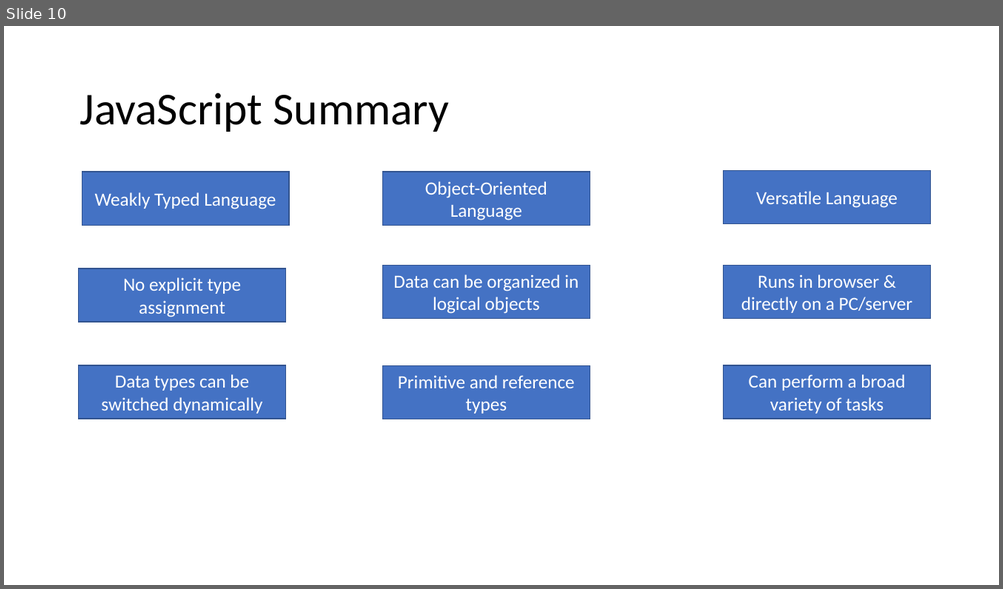
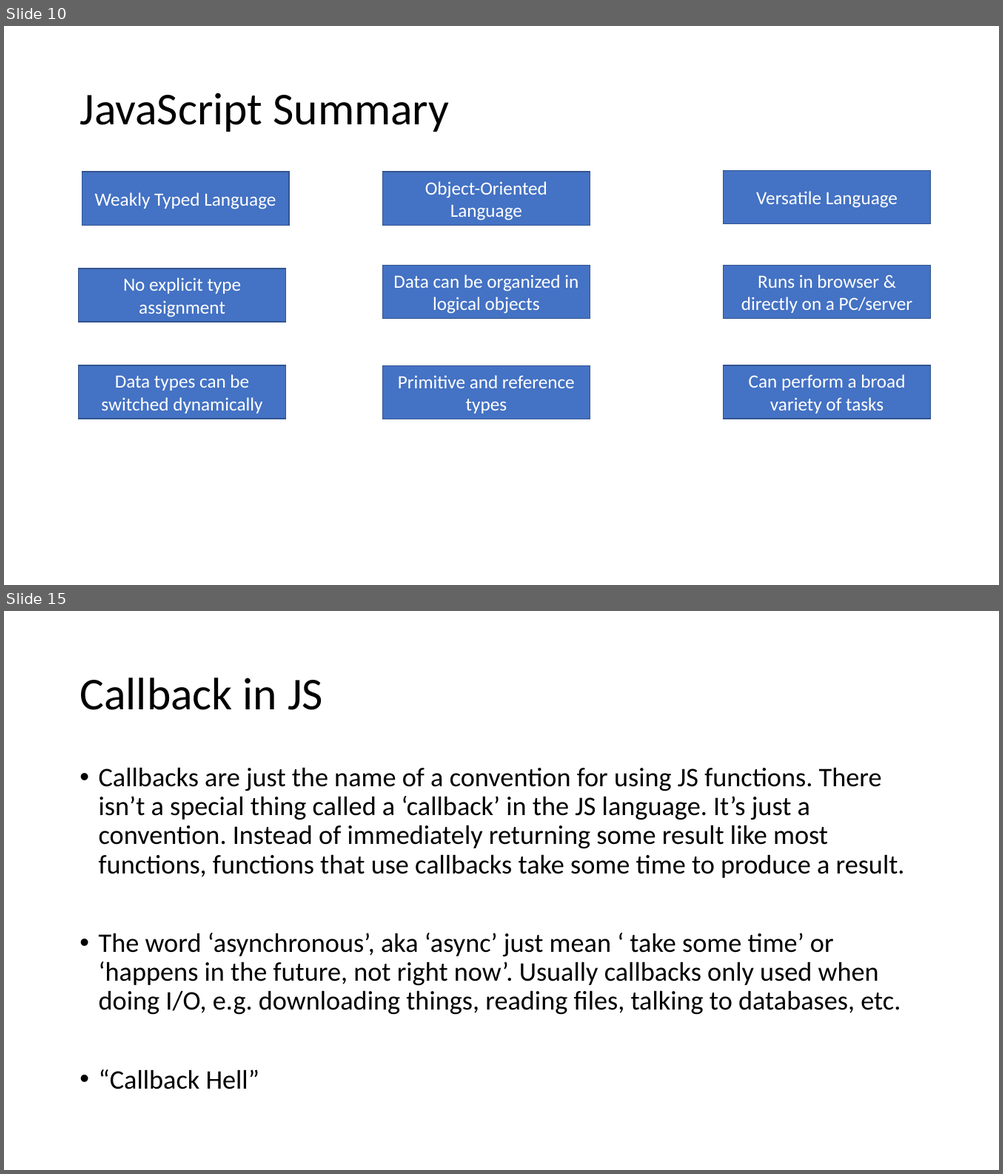
Before and after one commit to PiyushChaturvedii/Batch04, a slide deck: What is Node.pptx. Shown one above the other, each under a label of ours: slide 10 before the commit, slides 10 and 15 after it; the slides between them are not shown. The pictures are 1003x589 and 1003x1174 pixels, drawn with LibreOffice and Linux fonts; fonts in the diff are those of the drawing. Boxes give left, top, right and bottom in pixels: in the first picture for what was removed or moved away, otherwise in the second. Text is boxed around its words. In the diff, an @@ line names an element or a change of style, - is before the commit and + after.

Commit message:
callback

```diff
--- a/What is Node.pptx
+++ b/What is Node.pptx
@@ slide 15 added at <box>4,611,999,1170</box>, background #FFFFFF @@
@@ title added at <box>79,678,323,710</box>, 44 pt, text #000000 @@
+Callback in JS
@@ text added at <box>99,767,905,1090</box>, 25.9 pt, text #000000 @@
+• Callbacks are just the name of a convention for using JS functions. There isn’t a special thing called a ‘callback’ in the JS language. It’s just a convention. Instead of immediately returning some result like most functions, functions that use callbacks take some time to produce a result.
+• The word ‘asynchronous’, aka ‘async’ just mean ‘ take some time’ or ‘happens in the future, not right now’. Usually callbacks only used when doing I/O, e.g. downloading things, reading files, talking to databases, etc.
+• “Callback Hell”
```
Also in this commit, not shown: 1 slide changed, 4 other slides added, 1 slide removed, 2 other files.
